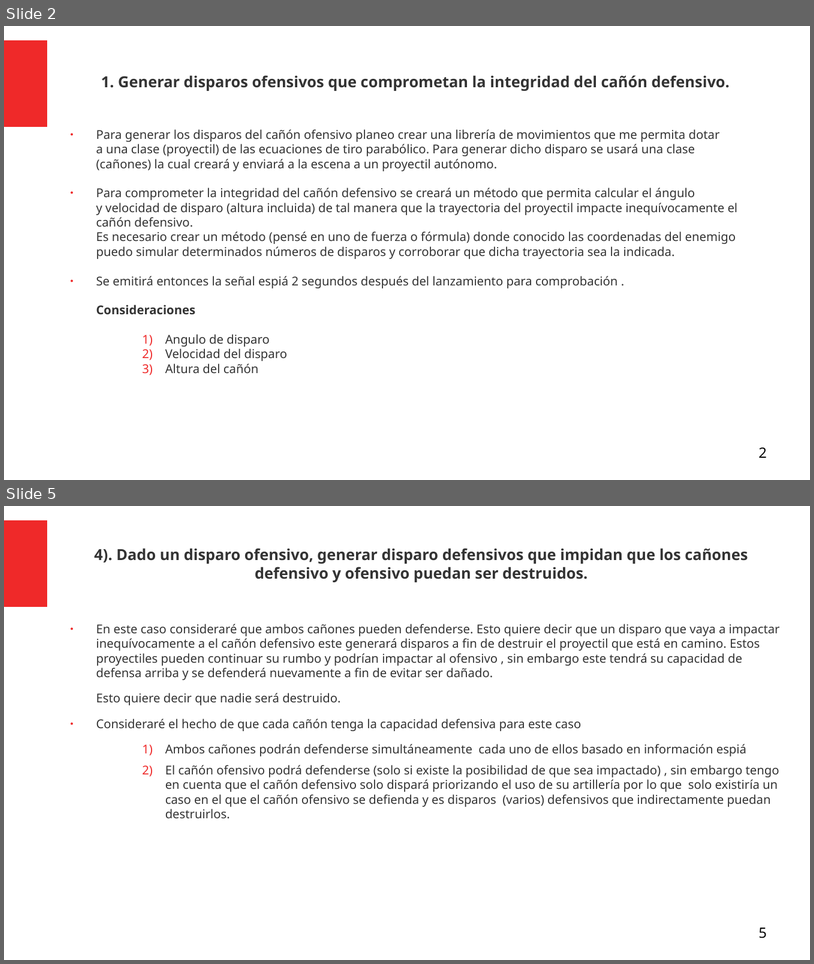
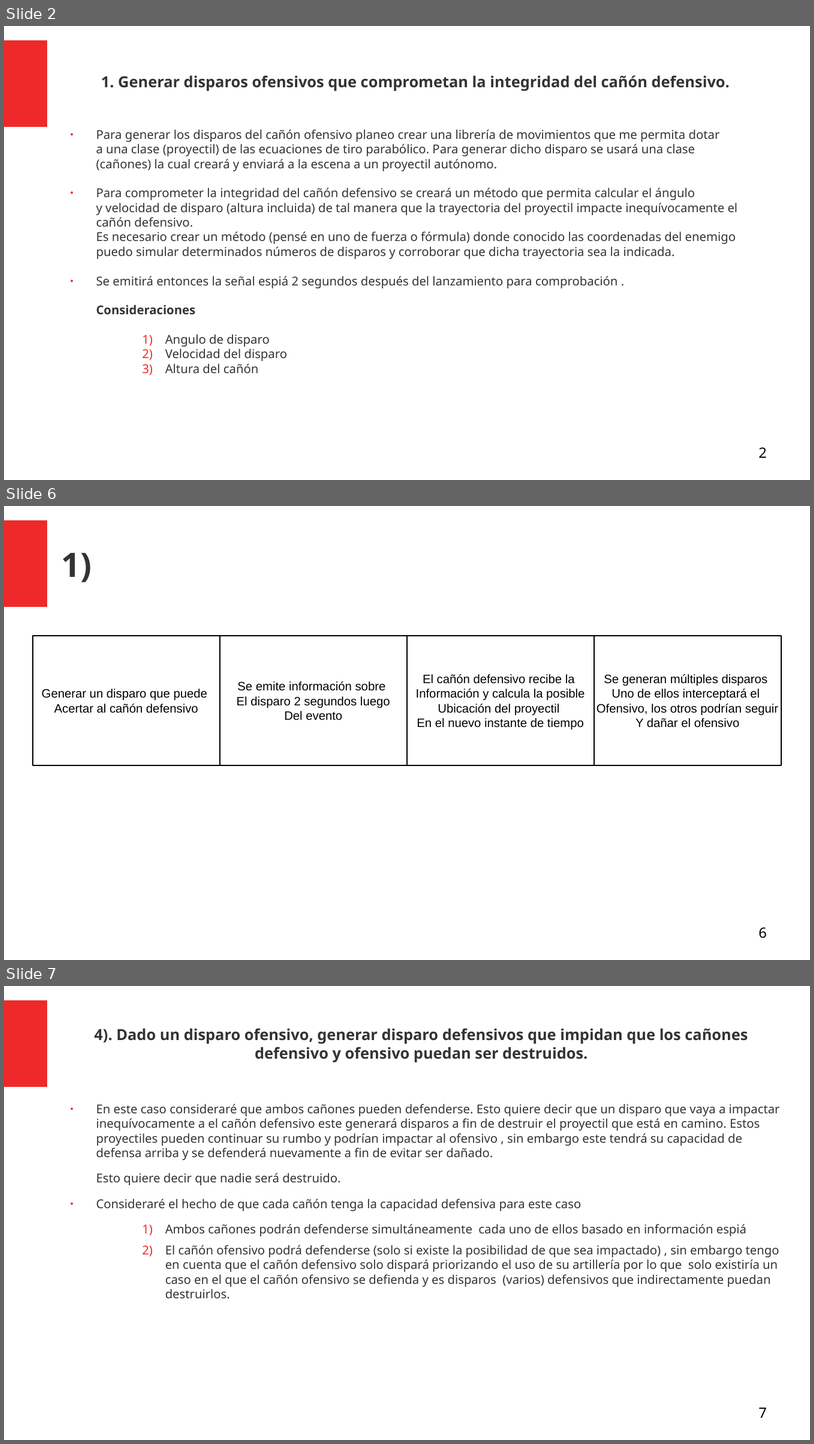
Before and after one commit to Julian-guillermo-zapata-rugeles/parcial-3, a slide deck: Analisis_Problema_Editable.odp. Shown one above the other, each under a label of ours: slides 2 and 5 before the commit, slides 2, 6 and 7 after it; the slides between them are not shown. The pictures are 814x964 and 814x1444 pixels, drawn with LibreOffice and Linux fonts; fonts in the diff are those of the drawing. Boxes give left, top, right and bottom in pixels: in the first picture for what was removed or moved away, otherwise in the second. Text is boxed around its words. In the diff, an @@ line names an element or a change of style, - is before the commit and + after.

```diff
--- a/Analisis_Problema_Editable.odp
+++ b/Analisis_Problema_Editable.odp
@@ slide 6 added at (x1=4, y1=506, x2=810, y2=960), background #FFFFFF; not listed: 1 template element that a slide beside it also shows @@
@@ title added at (x1=62, y1=553, x2=92, y2=582), 33 pt, text #333333, bold @@
+1)
@@ rectangle added at (x1=33, y1=636, x2=220, y2=765), fill #FFFFFF, outline #000000 0.85 pt, 12 pt, text #000000 @@
+Generar un disparo que puede
+Acertar al cañón defensivo
@@ rectangle added at (x1=220, y1=636, x2=407, y2=765), fill #FFFFFF, outline #000000 0.85 pt, 12 pt, text #000000 @@
+Se emite información sobre
+El disparo 2 segundos luego
+Del evento
@@ rectangle added at (x1=407, y1=636, x2=594, y2=765), fill #FFFFFF, outline #000000 0.85 pt, 12 pt, text #000000 @@
+El cañón defensivo recibe la
+Información y calcula la posible
+Ubicación del proyectil
+En el nuevo instante de tiempo
@@ rectangle added at (x1=594, y1=636, x2=782, y2=765), fill #FFFFFF, outline #000000 0.85 pt, 12 pt, text #000000 @@
+Se generan múltiples disparos
+Uno de ellos interceptará el
+Ofensivo, los otros podrían seguir
+Y dañar el ofensivo
@@ page number added at (x1=759, y1=927, x2=767, y2=938), 14 pt, text #000000 @@
+6
@@ what was slide 5 is now slide 7 @@
@@ page number at (x1=759, y1=1407, x2=767, y2=1417): text changed @@
-5
+7
```
Also in this commit, not shown: 2 slides changed, 1 other slide added.
